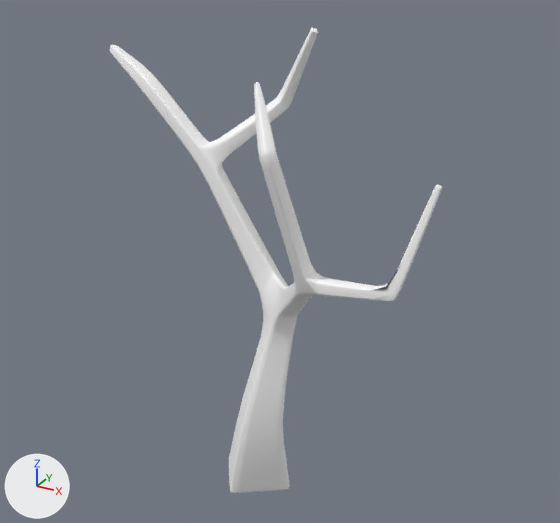
Renders of the glTF model public/models/landing-kit.glb from each side of a commit.
The view is the same before and after, from a 50 mm camera at (4.43, -7.35, 6.85) aimed at (0.13, 0.46, 2.95). The lights are fixed; the arrows at lower left show +X, +Y and +Z. The picture after the commit comes second.

The older version as bpy lines, for what is in view:
```python
me_tree_leafy = bpy.data.meshes.new('tree_leafy')
me_tree_leafy.from_pydata(...)  # 1594 vertices, 3184 faces; spans x -2.12..2.58, y -1.79..0.63, z 0.0..5.8
me_tree_leafy.materials.append(mat_defaultmaterial)
ob_tree_leafy = bpy.data.objects.new('tree_leafy', me_tree_leafy)
ob_tree_leafy.location = (0.0, 0.0, 0.0)
```
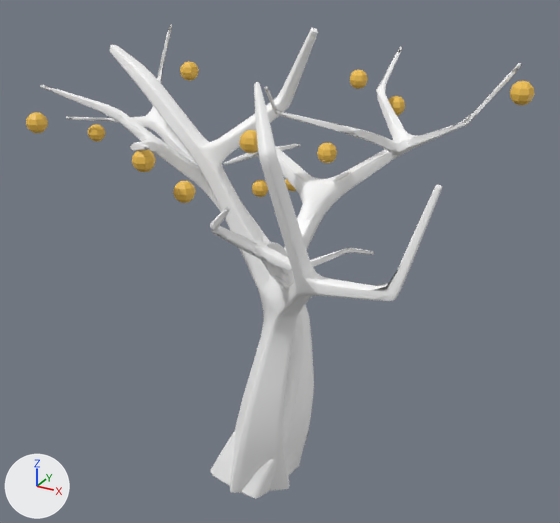
The change, as a diff of the scene's bpy script:
```diff
--- a/public/models/landing-kit.glb.py
+++ b/public/models/landing-kit.glb.py
@@ mat_defaultmaterial_001 @@
+mat_defaultmaterial_001 = bpy.data.materials.new('DefaultMaterial.001')
+mat_defaultmaterial_001.use_nodes = True; mat_defaultmaterial_001.node_tree.nodes.clear()
+_N = mat_defaultmaterial_001.node_tree.nodes; _L = mat_defaultmaterial_001.node_tree.links
+n0 = _N.new('ShaderNodeOutputMaterial'); n0.name = 'Material Output'
+n1 = _N.new('ShaderNodeBsdfPrincipled'); n1.name = 'Principled BSDF'
+n2 = _N.new('ShaderNodeVertexColor'); n2.name = 'Color Attribute'
+_L.new(n1.outputs[0], n0.inputs[0])  # 'BSDF' to 'Surface'
+_L.new(n2.outputs[0], n1.inputs[0])  # 'Color' to 'Base Color'
@@ me_nutmeg @@
+me_nutmeg.from_pydata(...)  # 3909 vertices, 4583 faces; spans x -3.25..2.92, y -1.83..2.37, z 0.0..5.6
+me_nutmeg.materials.append(mat_defaultmaterial_001)
@@ ob_nutmeg @@
+ob_nutmeg = bpy.data.objects.new('nutmeg', me_nutmeg)
+ob_nutmeg.location = (0.0, 0.0, 0.0)
```

Location of each change, [x1, y1, x2, y2] in pixels of the pictures (560 x 523 px):
'nutmeg', added
    after: [26, 24, 535, 499]
